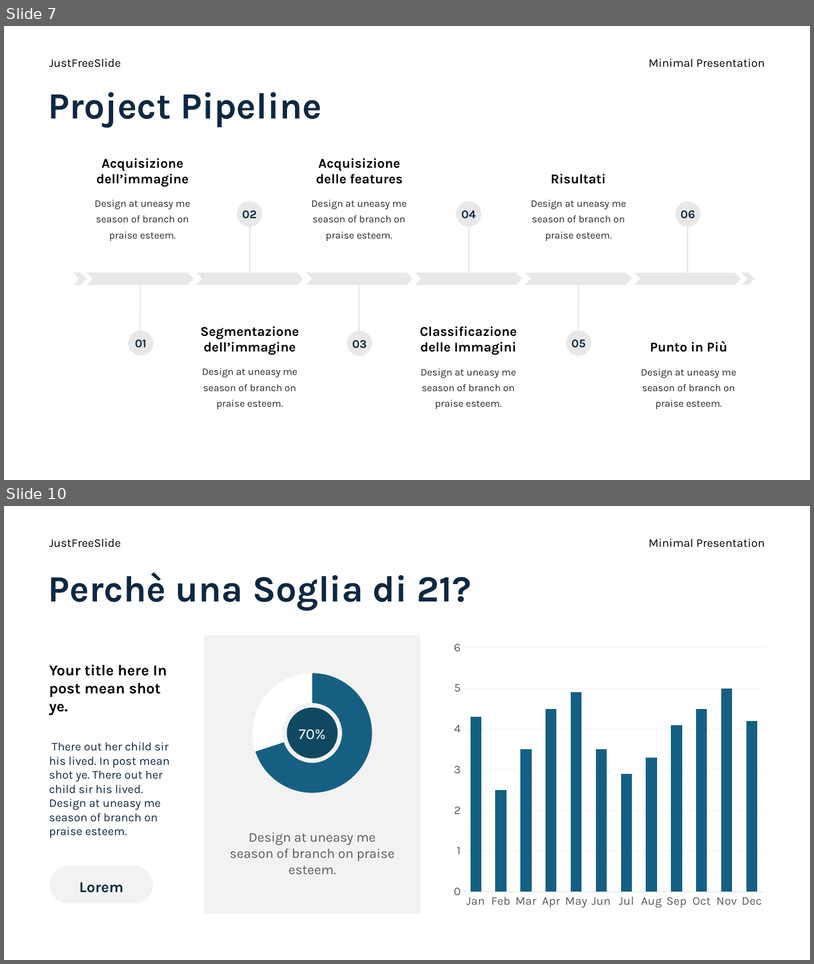
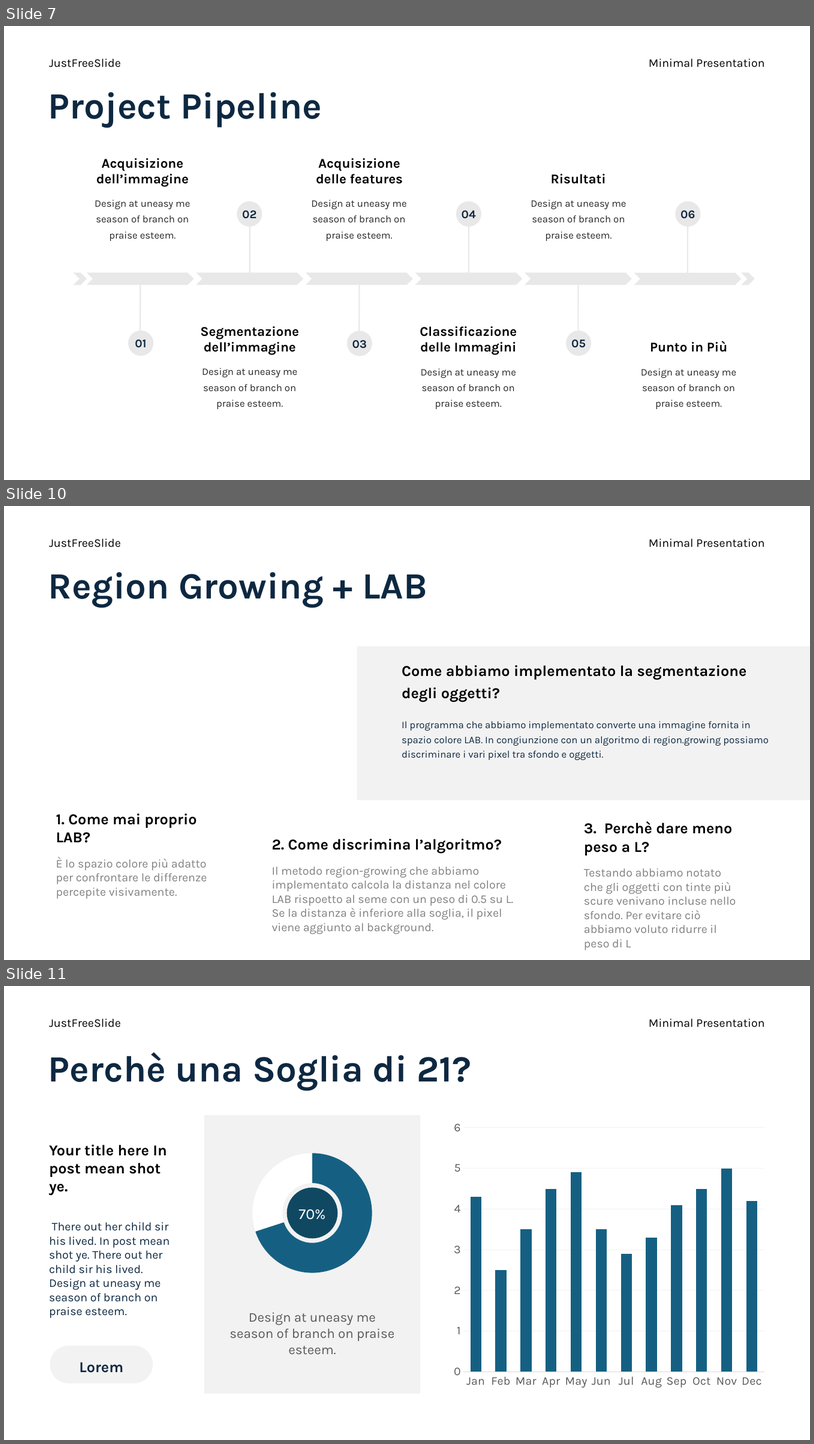
Before and after one commit to aleeteo/leaf_ID, a slide deck: ProjectLeafWIP.pptx. Shown one above the other, each under a label of ours: slides 7 and 10 before the commit, slides 7, 10 and 11 after it; the slides between them are not shown. The pictures are 814x964 and 814x1444 pixels, drawn with LibreOffice and Linux fonts; fonts in the diff are those of the drawing. Boxes give left, top, right and bottom in pixels: in the first picture for what was removed or moved away, otherwise in the second. Text is boxed around its words. In the diff, an @@ line names an element or a change of style, - is before the commit and + after.

Commit message:
Aggiornamento 11
Impostata la soglia default di segmentation5 a 21(la soglia più precisa)

Aggiornato pdf presentazione

```diff
--- a/ProjectLeafWIP.pptx
+++ b/ProjectLeafWIP.pptx
@@ slide 10 added at <box>4,506,810,960</box>, background #FFFFFF @@
@@ text added at <box>49,538,121,547</box>, 14 pt, text #000000 @@
+JustFreeSlide
@@ text added at <box>649,538,765,547</box>, 14 pt, text #000000 @@
+Minimal Presentation
@@ title added at <box>48,572,428,607</box>, 44 pt, text #0E2841, bold @@
+Region Growing + LAB
@@ rectangle added at <box>357,646,810,800</box>, fill #F2F2F2 @@
@@ text added at <box>402,665,747,702</box>, 18 pt, text #000000, bold @@
+Come abbiamo implementato la segmentazione degli oggetti?
@@ text added at <box>402,721,769,760</box>, 12 pt, text #0E2841 @@
+Il programma che abbiamo implementato converte una immagine fornita in spazio colore LAB. In congiunzione con un algoritmo di region.growing possiamo discriminare i vari pixel tra sfondo e oggetti.
@@ text added at <box>56,813,207,898</box>, 14 pt, text #808080 @@
+1. Come mai proprio LAB?
+È lo spazio colore più adatto per confrontare le differenze percepite visivamente.
@@ text added at <box>584,821,737,947</box>, 14 pt, text #808080 @@
+3. Perchè dare meno peso a L?
+Testando abbiamo notato che gli oggetti con tinte più scure venivano incluse nello sfondo. Per evitare ciò abbiamo voluto ridurre il peso di L
@@ text added at <box>272,838,514,934</box>, 14 pt, text #808080 @@
+2. Come discrimina l’algoritmo?
+Il metodo region-growing che abbiamo implementato calcola la distanza nel colore LAB rispoetto al seme con un peso di 0.5 su L.
+Se la distanza è inferiore alla soglia, il pixel viene aggiunto al background.
@@ what was slide 10 is now slide 11 @@
```
Also in this commit, not shown: 4 slides changed, 1 other slide added, 1 other file.
